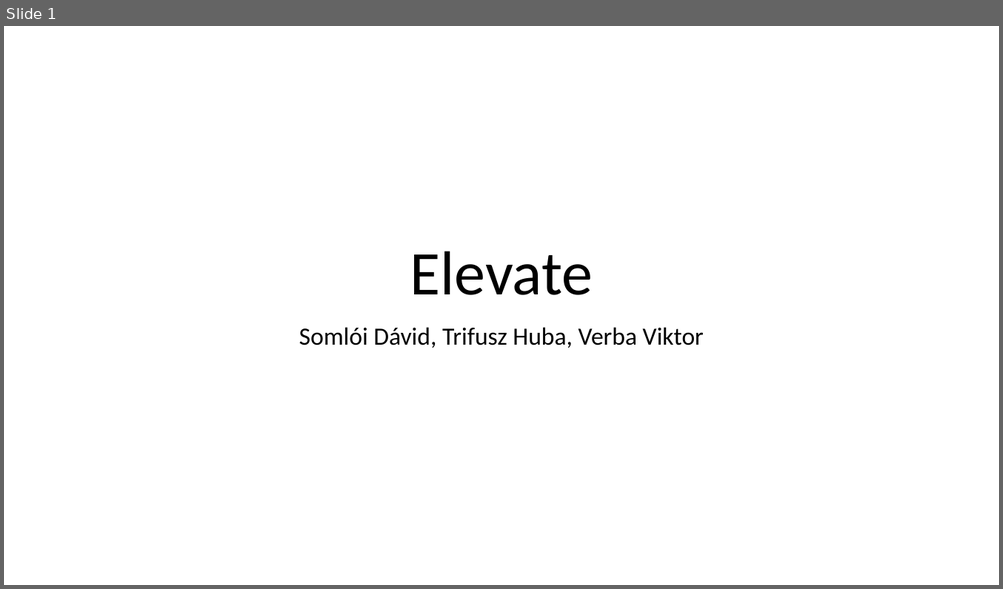
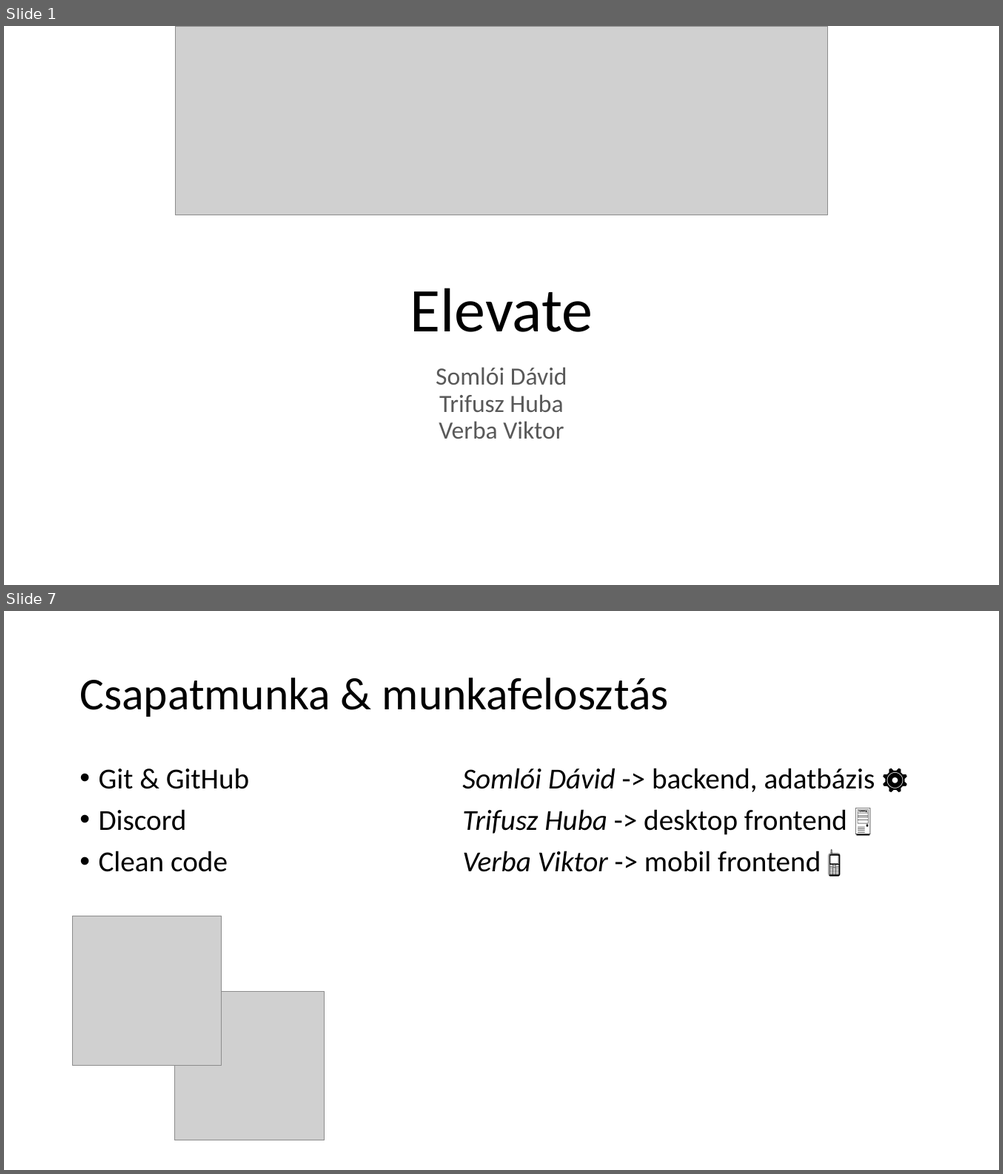
Before and after one commit to hubatrifusz/elevate, a slide deck: zarodolgozat.pptx. Shown one above the other, each under a label of ours: slide 1 before the commit, slides 1 and 7 after it; the slides between them are not shown. The pictures are 1003x589 and 1003x1174 pixels, drawn with LibreOffice and Linux fonts; fonts in the diff are those of the drawing; grey boxes stand for pictures; background and template pictures are left out. Boxes give left, top, right and bottom in pixels: in the first picture for what was removed or moved away, otherwise in the second. Text is boxed around its words. In the diff, an @@ line names an element or a change of style, - is before the commit and + after.

```diff
--- a/zarodolgozat.pptx
+++ b/zarodolgozat.pptx
@@ slide 7 added at (4, 611, 999, 1170), background #FFFFFF @@
@@ title added at (79, 678, 669, 717), 44 pt, text #000000 @@
+Csapatmunka & munkafelosztás
@@ text added at (99, 768, 249, 872), 28 pt, text #000000 @@
+• Git & GitHub
+• Discord
+• Clean code
@@ text added at (462, 768, 875, 872), 28 pt, text #000000 @@
+Somlói Dávid -> backend, adatbázis ⚙
+Trifusz Huba -> desktop frontend 🖥
+Verba Viktor -> mobil frontend 📱
@@ picture added at (73, 917, 222, 1066) @@
@@ picture added at (175, 991, 324, 1141) @@
@@ slide 1 changed as well @@
@@ picture added at (176, 26, 828, 215) @@
@@ title "Elevate": place and size @@
-title "Elevate" at (410, 251, 593, 295)
+title "Elevate" at (410, 288, 593, 332)
@@ subtitle at (435, 367, 567, 439): text changed; text colour #000000 to #595959 @@
-Somlói Dávid, Trifusz Huba, Verba Viktor
+Somlói Dávid
+Trifusz Huba
+Verba Viktor
```
Also in this commit, not shown: 8 other slides added.
